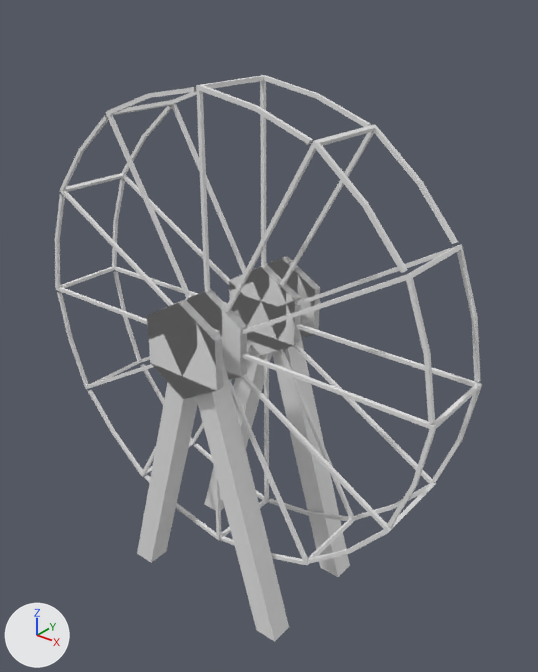
An edit to the FBX model Assets/Models/FerrisWheel.fbx, drawn before and after from the same camera.
Before and after are seen from a camera (50 mm lens) standing at (5.34, -6.08, 7.4) and looking at (0.28, 0.24, 3.48). Lighting does not change. The marker at lower left points along +X, +Y and +Z. Where no turn or scale is listed for an object, it has been applied to the vertices.

The first picture shows 'FerrisWheelStand', 'FerrisWheelWire'.
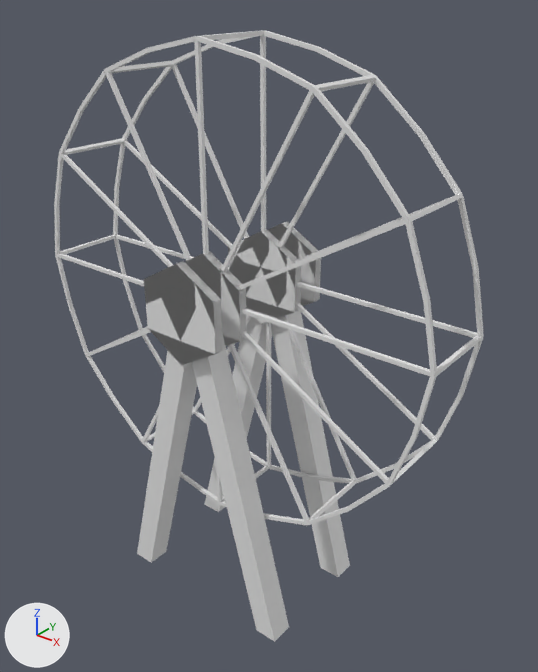
Commit message: Updated ferris wheel

Where the change shows, as pixel boxes (x1, y1, x2, y2) in the pictures (538 x 672 px; the box of a moved part takes in the faces that stretch with it):
'FerrisWheelWire', reshaped, moved
    before: (55, 75, 482, 565)
    after: (54, 30, 484, 525)
'FerrisWheelStand', reshaped (9% taller)
    before: (137, 256, 350, 642)
    after: (137, 221, 350, 642)
part 1 of me_ferriswheelstand_001, moved or reshaped
    before: (137, 382, 198, 563)
    after: (137, 351, 197, 563)
part 2 of me_ferriswheelstand_001, moved or reshaped
    before: (147, 300, 223, 399)
    after: (144, 261, 222, 365)
part 3 of me_ferriswheelstand_001, moved or reshaped
    before: (173, 289, 247, 380)
    after: (185, 251, 247, 346)
part 4 of me_ferriswheelstand_001, moved or reshaped
    before: (196, 328, 289, 642)
    after: (192, 333, 289, 642)
part 5 of me_ferriswheelstand_001, moved or reshaped
    before: (204, 341, 272, 511)
    after: (204, 317, 272, 512)
part 6 of me_ferriswheelstand_001, moved or reshaped
    before: (253, 256, 320, 338)
    after: (268, 221, 321, 306)
part 7 of me_ferriswheelstand_001, moved or reshaped
    before: (229, 264, 301, 355)
    after: (228, 229, 301, 324)
part 8 of me_ferriswheelstand_001, moved or reshaped
    before: (272, 334, 350, 577)
    after: (271, 310, 350, 577)
part 9 of me_ferriswheelwire_001, moved or reshaped
    before: (196, 75, 371, 292)
    after: (194, 30, 373, 254)
part 10 of me_ferriswheelwire_001, moved or reshaped
    before: (225, 124, 458, 312)
    after: (221, 74, 462, 272)
part 11 of me_ferriswheelwire_001, moved or reshaped
    before: (242, 244, 480, 423)
    after: (238, 193, 484, 374)
part 12 of me_ferriswheelwire_001, moved or reshaped
    before: (242, 324, 482, 528)
    after: (242, 282, 484, 484)
part 13 of me_ferriswheelwire_001, moved or reshaped
    before: (240, 344, 436, 564)
    after: (242, 303, 437, 525)
part 14 of me_ferriswheelwire_001, moved or reshaped
    before: (221, 349, 355, 565)
    after: (220, 315, 357, 525)
part 15 of me_ferriswheelwire_001, moved or reshaped
    before: (145, 353, 269, 540)
    after: (143, 322, 271, 505)
part 16 of me_ferriswheelwire_001, moved or reshaped
    before: (88, 343, 252, 477)
    after: (86, 315, 251, 444)
part 17 of me_ferriswheelwire_001, moved or reshaped
    before: (57, 271, 154, 389)
    after: (56, 238, 151, 357)
part 18 of me_ferriswheelwire_001, moved or reshaped
    before: (55, 178, 228, 324)
    after: (54, 143, 229, 286)
part 19 of me_ferriswheelwire_001, moved or reshaped
    before: (60, 105, 230, 306)
    after: (59, 66, 233, 267)

What changed in the scene script:
```text
Change me_ferriswheelstand_001:
    where me_ferriswheelstand_001.from_pydata(...)  # 128 vertices, 104 faces; spans x -1.24..1.24, y -0.95..0.95, z -3.64..0.6
    me_ferriswheelstand_001 part 1: the loose piece of 12 vertices spanning x -1.24..0.08, y -0.84..-0.55, z -3.64..0.19 is scaled about its middle by (1, 1, 1.09), then moved by (0.0, 0.0, 0.17)
    me_ferriswheelstand_001 part 2: the loose piece of 20 vertices spanning x -0.52..0.52, y -0.95..-0.84, z -0.6..0.6 is moved by (0.0, 0.0, 0.44)
    me_ferriswheelstand_001 part 3: the loose piece of 20 vertices spanning x -0.52..0.52, y -0.55..-0.44, z -0.6..0.6 is moved by (0.0, 0.0, 0.44)
    me_ferriswheelstand_001 part 4: the loose piece of 12 vertices spanning x -0.08..1.24, y -0.84..-0.55, z -3.64..0.19 is scaled about its middle by (1, 1, 1.09), then moved by (0.0, 0.0, 0.17)
    me_ferriswheelstand_001 part 5: the loose piece of 12 vertices spanning x -1.24..0.08, y 0.55..0.84, z -3.64..0.19 is scaled about its middle by (1, 1, 1.09), then moved by (0.0, 0.0, 0.17)
    me_ferriswheelstand_001 part 6: the loose piece of 20 vertices spanning x -0.52..0.52, y 0.84..0.95, z -0.6..0.6 is moved by (0.0, 0.0, 0.44)
    me_ferriswheelstand_001 part 7: the loose piece of 20 vertices spanning x -0.52..0.52, y 0.44..0.55, z -0.6..0.6 is moved by (0.0, 0.0, 0.44)
    me_ferriswheelstand_001 part 8: the loose piece of 12 vertices spanning x -0.08..1.24, y 0.55..0.84, z -3.64..0.19 is scaled about its middle by (1, 1, 1.09), then moved by (0.0, 0.0, 0.17)
Change me_ferriswheelwire_001:
    where me_ferriswheelwire_001.from_pydata(...)  # 528 vertices, 480 faces; spans x -2.82..2.86, y -0.52..0.52, z -2.92..2.77
    me_ferriswheelwire_001 part 9: the loose piece of 44 vertices spanning x -0.02..1.37, y -0.52..0.52, z 0.0..2.77 is multiplied about its middle by the matrix ((1.004, 0.0, 0.0), (0.0, 1.0, 0.0), (0.012, 0.0, 0.999)), then moved by (-0.04, 0.0, 0.01)
    me_ferriswheelwire_001 part 10: the loose piece of 44 vertices spanning x 0.02..2.43, y -0.52..0.52, z -0.01..2.41 is multiplied about its middle by the matrix ((1.008, 0.0, -0.005), (0.0, 1.0, 0.0), (0.007, 0.0, 0.995)), then moved by (-0.07, 0.0, 0.02)
    me_ferriswheelwire_001 part 11: the loose piece of 44 vertices spanning x 0.06..2.84, y -0.52..0.52, z -0.04..1.39 is multiplied about its middle by the matrix ((1.006, 0.0, -0.011), (0.0, 1.0, 0.0), (0.001, 0.0, 0.998)), then moved by (-0.09, 0.0, 0.05)
    me_ferriswheelwire_001 part 12: the loose piece of 44 vertices spanning x 0.09..2.86, y -0.52..0.52, z -1.42..-0.03 is multiplied about its middle by the matrix ((0.999, 0.0, -0.012), (0.0, 1.0, 0.0), (0.0, 0.0, 1.004)), then moved by (-0.08, 0.0, 0.09)
    me_ferriswheelwire_001 part 13: the loose piece of 44 vertices spanning x 0.08..2.5, y -0.52..0.52, z -2.48..-0.07 is moved by (-0.07, 0.0, 0.12)
    me_ferriswheelwire_001 part 14: the loose piece of 44 vertices spanning x 0.05..1.48, y -0.52..0.52, z -2.9..-0.12 is multiplied about its middle by the matrix ((0.998, 0.0, -0.001), (0.0, 1.0, 0.0), (0.011, 0.0, 1.006)), then moved by (-0.04, 0.0, 0.15)
    me_ferriswheelwire_001 part 15: the loose piece of 44 vertices spanning x -1.33..0.06, y -0.52..0.52, z -2.92..-0.15 is turned -0.1 degrees about the y axis through its middle, then moved by (0.0, 0.0, 0.14)
    me_ferriswheelwire_001 part 16: the loose piece of 44 vertices spanning x -2.39..0.02, y -0.52..0.52, z -2.56..-0.14 is moved by (0.03, 0.0, 0.12)
    me_ferriswheelwire_001 part 17: the loose piece of 44 vertices spanning x -2.81..-0.02, y -0.52..0.52, z -1.53..-0.11 is multiplied about its middle by the matrix ((1.006, 0.0, -0.011), (0.0, 1.0, 0.0), (0.001, 0.0, 0.998)), then moved by (0.05, 0.0, 0.09)
    me_ferriswheelwire_001 part 18: the loose piece of 44 vertices spanning x -2.82..-0.05, y -0.52..0.52, z -0.11..1.27 is multiplied about its middle by the matrix ((0.999, 0.0, -0.012), (0.0, 1.0, 0.0), (0.0, 0.0, 1.004)), then moved by (0.05, 0.0, 0.06)
    me_ferriswheelwire_001 part 19: the loose piece of 44 vertices spanning x -2.46..-0.04, y -0.52..0.52, z -0.07..2.34 is multiplied about its middle by the matrix ((0.995, 0.0, -0.007), (0.0, 1.0, 0.0), (0.005, 0.0, 1.008)), then moved by (0.03, 0.0, 0.02)
Change ob_ferriswheelwire:
    ob_ferriswheelwire.location: (0.0, 0.0, 3.64) -> (0.04, 0.0, 4.09)
```
